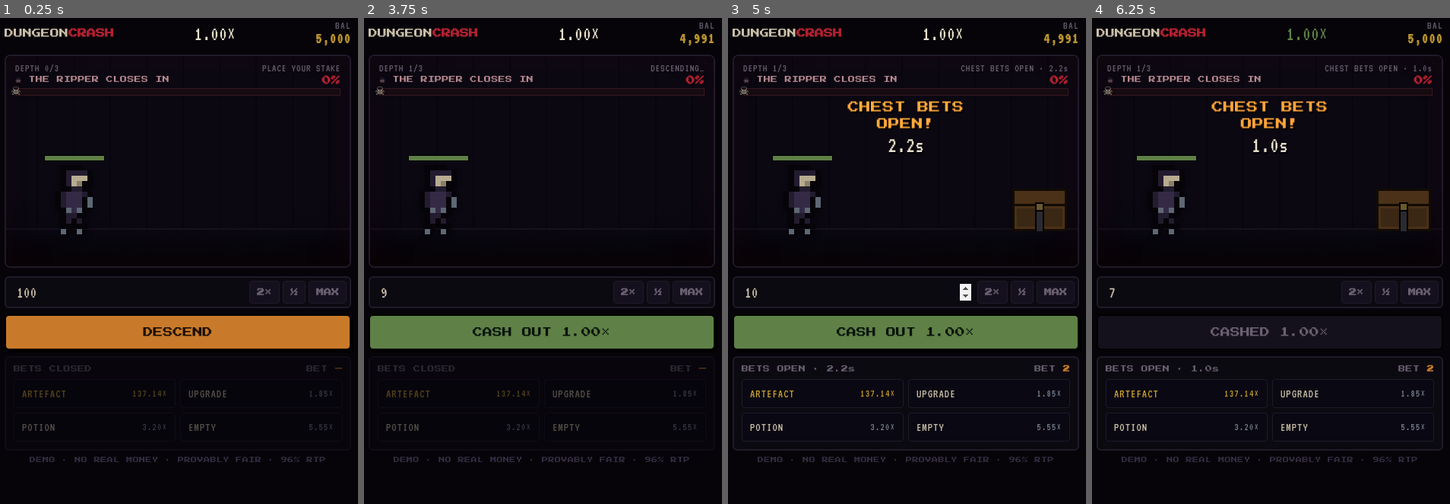
Above: before the commit, frames 1-4 (left to right).
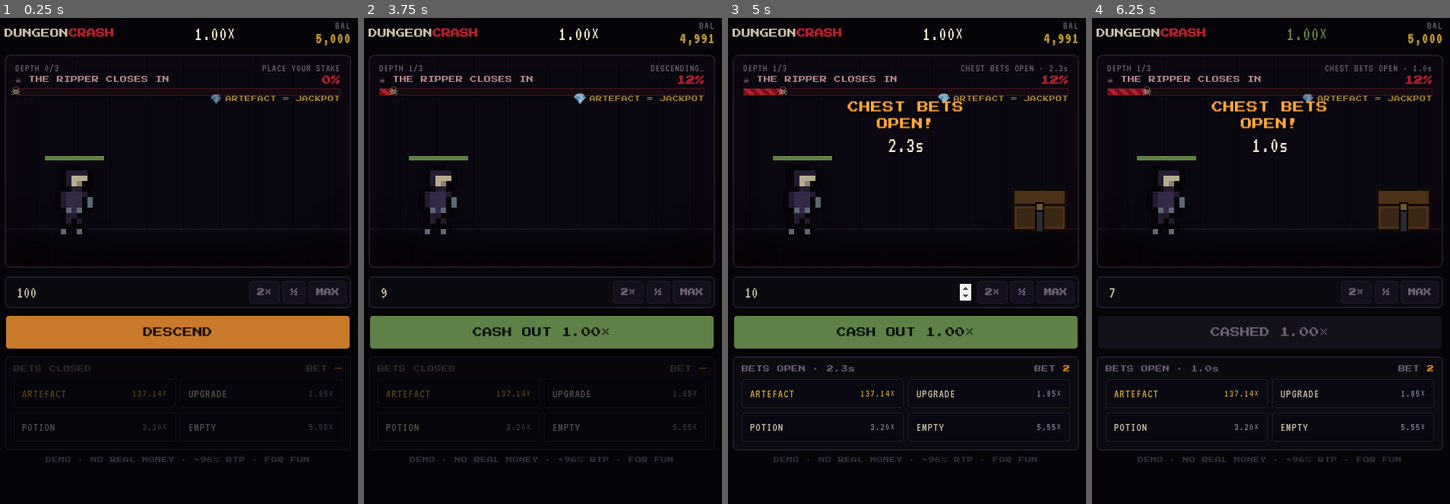
Above: after the commit, the same moments.

Repository: Blackopgaming/dungeoncrash-play
Game: browser game, page index.html
The game is run twice, just before and just after one commit, with the same random seed, the same clock (stepped at 60 frames per second) and the same inputs.
Inputs (mouse positions are in pixels of both pictures, inside the frame that each line leads up to):
- Up to frame 1 (0.25 s): no input
- Up to frame 2 (3.75 s): click (625, 392) at 1.27 s; click (460, 392) at 1.87 s; click (460, 426) at 2.47 s; click (492, 290) at 3.07 s; type "9" at 3.07 s; tap Enter at 3.1 s; click "DESCEND" at 3.67 s
- Up to frame 3 (5 s): click (989, 426) at 4.27 s; click (856, 290) at 4.87 s; type "10" at 4.87 s; tap Enter at 4.9 s
- Up to frame 4 (6.25 s): click (1220, 290) at 5.47 s; type "7" at 5.47 s; tap Enter at 5.5 s; click "CASH OUT 1.00×" at 6.07 s

The runs differ from the first frame. In frame 1, 0.7% of the frame differs, in the area x 8-95%, y 15-92%; in frame 2, 0.8%; in frame 3, 0.9%, in the area x 3-95%, y 10-92%; in frame 4, 0.9%.

Commit message:
sync: honest label, climbing ladder, near-miss tease
Co-Authored-By: Claude Opus 4.8 (1M context) <noreply@anthropic.com>

Diff:
--- a/engine.js
+++ b/engine.js
@@ -8,7 +8,7 @@
                 E:{name:"Wraith",hp:3,dmg:3,prec:0.66,col:"#8fa0c0"},
                 B:{name:"Boss",hp:7,dmg:6,prec:0.60,col:"#c23644"} };
   const HERO0={hp:10,maxhp:10,dmg:1,prec:0.82};
-  const RIP_BASE=0.050,RIP_RAMP=0.030,DODGE=0.25,DEFLECT=0.20,MAXX=60,HEAL_AMT=5,POT_MAX=5;
+  const RIP_BASE=0.070,RIP_RAMP=0.120,DODGE=0.25,DEFLECT=0.20,MAXX=60,HEAL_AMT=5,POT_MAX=5;
   const ITEMS={ weapon:{icon:"🪓",name:"War Axe"},shield:{icon:"🛡️",name:"Tower Shield"},armour:{icon:"🥋",name:"Deflection Plate"},
     ring:{icon:"💍",name:"Ring of Power"},amulet:{icon:"📿",name:"Amulet of Dodging"},potion:{icon:"⚗️",name:"Potion"} };
   const ITEM_RARITY={weapon:"uncommon",shield:"rare",armour:"epic",ring:"rare",amulet:"epic",potion:"rare"};
@@ -58,12 +58,14 @@
       if(sw>80)return{win:true,hp,log}; } }
   function newGear(){return{weapon:false,shield:false,armour:false,ring:false,amulet:false,potions:0};}
   function simulate(rng){const g=newGear();let hp=HERO0.hp;const beats=[];let cleared=0,outcome=null,artDepth=0;
-    for(let d=0;d<ORDER.length;d++){ const chest=chestRoll(rng,g);
+    for(let d=0;d<ORDER.length;d++){
+      // the Ripper closes in DURING the descent — every depth carries real risk (this is what makes the ride climb)
+      const pc=Math.max(0,RIP_BASE+RIP_RAMP*d); if(rng()<pc){outcome="ripper";beats.push({depth:d+1,travelDeath:true});break;}
+      const chest=chestRoll(rng,g);
       if(chest.kind==="artefact"){outcome="artefact";artDepth=d+1;beats.push({depth:d+1,chest,gear:{...g},hp});break;}
       if(chest.kind==="upgrade")g[chest.item]=true; else if(chest.kind==="heal"){g.potions++;hp=Math.min(HERO0.maxhp,hp+HEAL_AMT);}
       const type=ORDER[d];const res=fight(rng,hp,g,type);const beat={depth:d+1,type,chest,win:res.win,hpBefore:hp,hpAfter:res.hp,gear:{...g},log:res.log};hp=res.hp;
-      if(!res.win){outcome="combat";beats.push(beat);break;} cleared++;
-      const pc=Math.max(0,RIP_BASE+RIP_RAMP*d); if(rng()<pc){outcome="ripper";beat.ripper=true;beats.push(beat);break;} beats.push(beat); }
+      if(!res.win){outcome="combat";beats.push(beat);break;} cleared++; beats.push(beat); }
     if(!outcome)outcome="escape"; return{beats,cleared,outcome,gotArtefact:outcome==="artefact",artDepth}; }
 
   let LADDER=[],P_REACH=[],PART=0;
@@ -104,7 +106,10 @@
     async _play(){
       const self=this,run=this._run,s=this.state,g=newGear();let clearedMult=1;
       for(const b of run.beats){ s.depth=b.depth;
-        s.phase="travel";s.enemy=null;s.chestOpen=false;s.stateText="DESCENDING…";self._emit("travel",{depth:b.depth});await sleep(900);
+        s.phase="travel";s.enemy=null;s.chestOpen=false;s.stateText="DESCENDING…";
+        s.ripper=Math.min(0.9,(b.depth-1)*0.3+0.12);
+        self._emit("travel",{depth:b.depth});await sleep(950);
+        if(b.travelDeath){ s.ripper=1;s.stateText="THE RIPPER CAUGHT YOU"; return self._end("ripper",clearedMult); }
         s.phase="bet";s.enemy=null;s.gear={...g};s.chestOptions=this._optsFor(g);this._chestPick=null;
         const cb=Math.max(1,Math.round(s.bet*0.25));s.chestBetAmt=cb;
         this._emit("chestwindow",{depth:b.depth,options:s.chestOptions,chestBet:cb});
--- a/index.html
+++ b/index.html
@@ -35,6 +35,12 @@
   .hero.equip canvas{animation:equipf .55s}
   @keyframes equipf{0%{filter:brightness(3.2) drop-shadow(0 0 12px #fff)}100%{filter:none}}
   .equiplabel{position:absolute;font-family:'Press Start 2P',monospace;font-size:8px;color:var(--leg);text-shadow:1px 1px 0 #000;animation:dfly 1.2s ease-out forwards;z-index:8}
+  .suspense{position:absolute;display:flex;flex-direction:column;align-items:center;transform:translate(-50%,-50%);pointer-events:none;z-index:6}
+  .suspense .sp{font-size:30px;animation:shimmer .4s infinite alternate;filter:drop-shadow(0 0 12px var(--leg))}
+  .suspense .st{font-family:'Press Start 2P',monospace;font-size:9px;color:var(--leg);letter-spacing:.08em;margin-top:4px;animation:shimmer .4s infinite alternate}
+  @keyframes shimmer{from{opacity:.45;transform:scale(.9)}to{opacity:1;transform:scale(1.12)}}
+  .jackteaser{position:absolute;top:48px;right:12px;font-family:'Press Start 2P',monospace;font-size:8px;color:var(--leg);letter-spacing:.05em;opacity:.8;display:flex;align-items:center;gap:4px;pointer-events:none;z-index:4}
+  .jackteaser .d{font-size:13px;animation:shimmer 1.1s infinite alternate}
   .actor{position:absolute;bottom:42px;display:flex;flex-direction:column;align-items:center;gap:5px;transition:transform .07s}
   .actor.hero{left:11%}.actor.mob{right:11%}
   .sprite{image-rendering:pixelated;filter:drop-shadow(0 4px 3px rgba(0,0,0,.7))}
@@ -103,13 +109,14 @@
     <div class="chest" id="chest" style="display:none"><div class="glow" id="chestGlow"></div><div class="lid"></div><div class="box"></div><div class="band"></div><div class="lock"></div></div>
     <div class="dmglayer" id="dmglayer"></div><div class="flarelayer" id="flarelayer"></div>
     <div class="announce" id="announce"><div class="big" id="annbig"></div><div class="cd" id="anncd"></div></div>
+    <div class="jackteaser"><span class="d">💎</span> ARTEFACT = JACKPOT</div>
   </div>
   <div class="controls">
     <div class="stakebar"><input id="stake" type="number" value="100" min="1"><div class="q"><b data-op="x2">2×</b><b data-op="half">½</b><b data-op="max">MAX</b></div></div>
     <button class="act go" id="act">DESCEND</button>
     <div class="chestbet locked" id="chestbet"><div class="cbh"><span id="cbtitle">WHAT'S IN THE CHEST?</span><span>BET <b id="cbamt">—</b></span></div><div class="cbopts" id="cbopts"></div></div>
     <div class="feed" id="feed"></div>
-    <div class="tag">DEMO · NO REAL MONEY · PROVABLY FAIR · 96% RTP</div>
+    <div class="tag">DEMO · NO REAL MONEY · ~96% RTP · FOR FUN</div>
   </div>
 </div>
 <script src="engine.js"></script>
@@ -177,8 +184,15 @@
  DC.on("idle",()=>drawHero(ST().gear));
  DC.on("betsopen",()=>{const a=$("announce");a.className="announce show open";$("annbig").textContent="CHEST BETS OPEN!";DC.beep(300,.06);setTimeout(()=>DC.beep(420,.08),90);});
  DC.on("betsclosed",()=>{const a=$("announce");a.className="announce show closed";$("annbig").textContent="BETS CLOSED";$("anncd").textContent="";DC.beep(200,.14,"sawtooth");setTimeout(()=>{if($("announce").classList.contains("closed"))$("announce").classList.remove("show");},700);});
- DC.on("open",()=>{$("chest").classList.add("open");DC.beep(360,.07);});
+ DC.on("open",()=>{$("chest").classList.add("open");$("chestGlow").style.background="#c8a030";DC.beep(360,.07);
+   // gold suspense shimmer — every chest teases the artefact before it lands on something else
+   const chest=$("chest"),cr=chest.getBoundingClientRect(),sr=$("stage").getBoundingClientRect();
+   const su=document.createElement("div");su.className="suspense";su.id="suspenseEl";
+   su.style.left=(cr.left-sr.left+cr.width/2)+"px";su.style.top=(cr.top-sr.top-12)+"px";
+   su.innerHTML='<div class="sp">💎</div><div class="st">ARTEFACT?!</div>';$("flarelayer").appendChild(su);
+   DC.beep(500,.05);setTimeout(()=>DC.beep(640,.05),150);setTimeout(()=>DC.beep(770,.05),300);});
  DC.on("reveal",l=>{
+   const su=$("suspenseEl");if(su)su.remove();
    if(l.kind==="upgrade"){ drawHero(ST().gear); const hh=$("hero");hh.classList.remove("equip");void hh.offsetWidth;hh.classList.add("equip");
      const hr=$("hero").getBoundingClientRect(),s2=$("stage").getBoundingClientRect();const lb=document.createElement(" …(266 unchanged characters)…
    const chest=$("chest"),cr=chest.getBoundingClientRect(),sr=$("stage").getBoundingClientRect();
